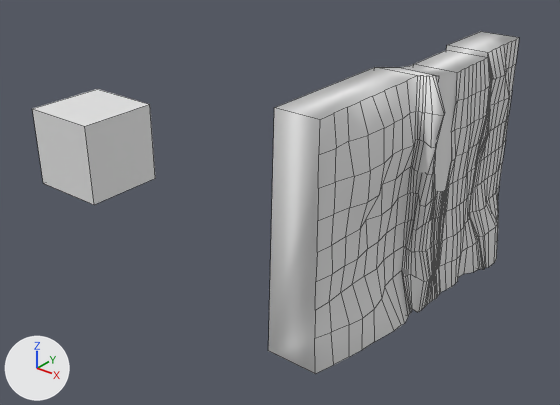
A saved change to the Blender file UnityAssets/RockWalls.blend.
One viewpoint serves both versions: a 50 mm lens placed at (15.7, -23.9, 14.2), pointed at (-1.4, -2.4, 1.0). The axes (+X, +Y, +Z) are drawn at lower left. The lights are the same throughout. Mesh edges are drawn as thin lines.
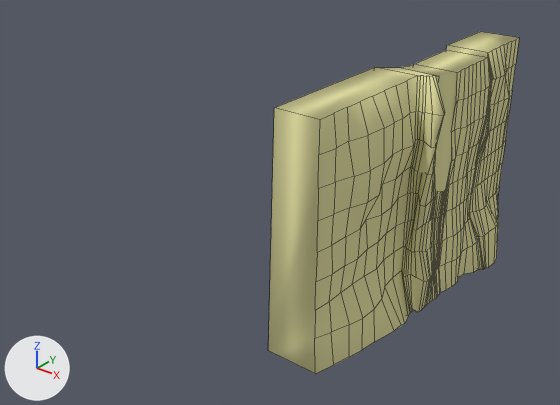
What differs and where, as boxes (x1, y1, x2, y2) in the pictures (560 x 405 px):
'Cube', recoloured
    both: (268, 31, 519, 374)
'Cube.001', deleted
    before: (32, 89, 155, 205)

The change in detail:
Material 'Material' (mat_material) changes colour from white #e7e7e7 to beige #e0dba2; in linear values from (0.8, 0.8, 0.8) to (0.743, 0.712, 0.359).
Object 'Cube.001' (ob_cube_001) is deleted.
